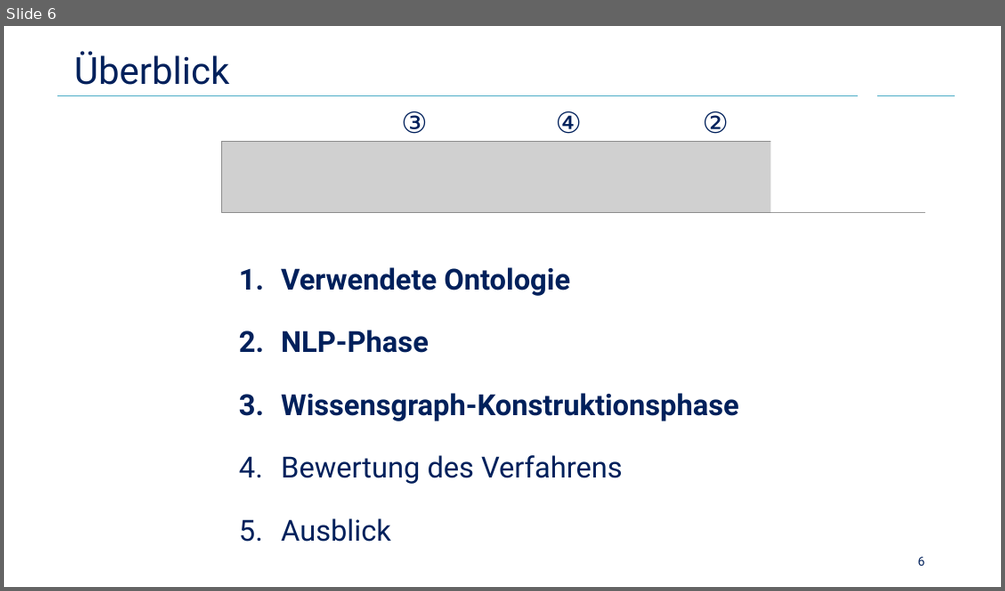
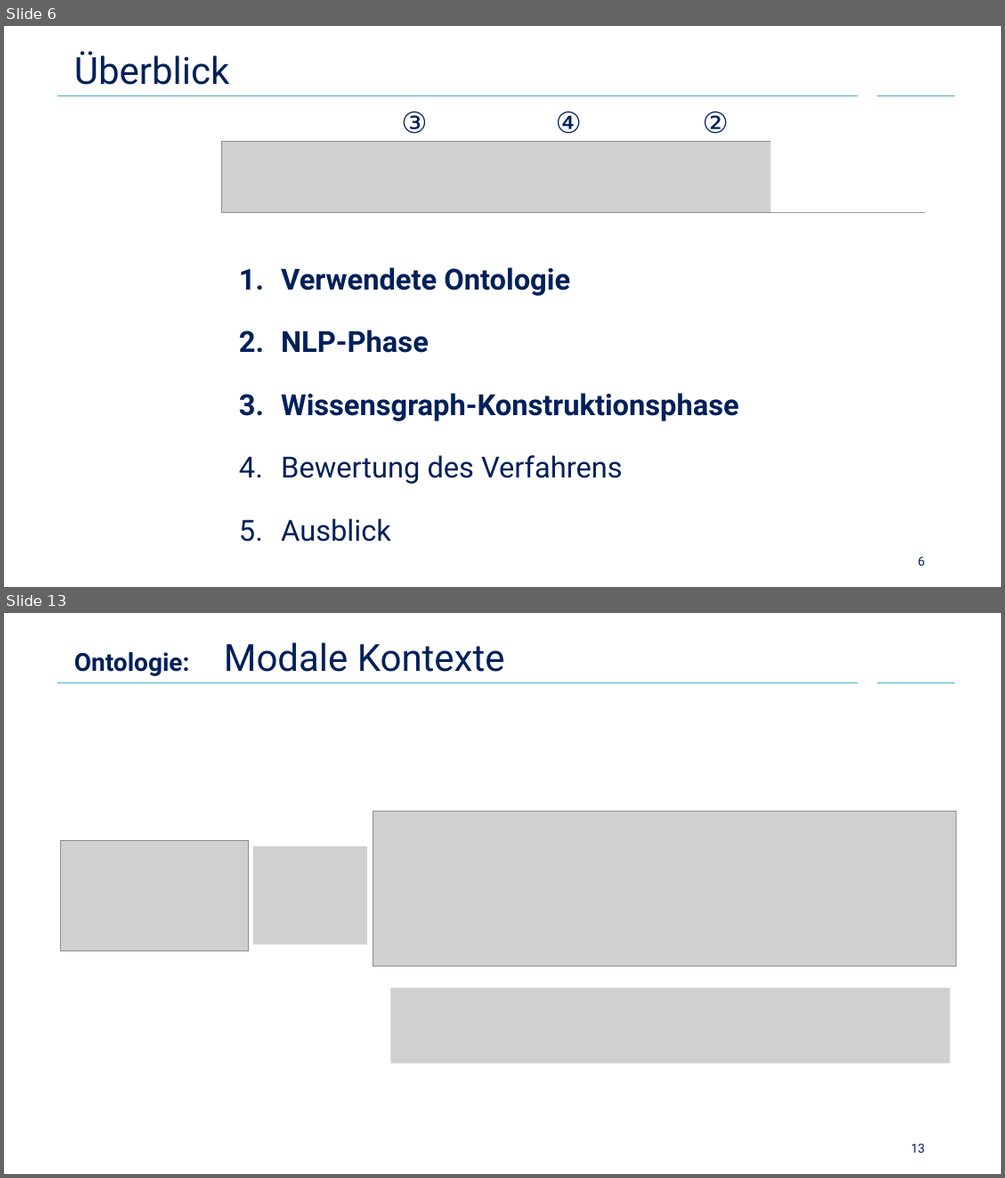
Before and after one commit to Cortys/bachelor-thesis, a slide deck: presentation/presentation.pptx. Shown one above the other, each under a label of ours: slide 6 before the commit, slides 6 and 13 after it; the slides between them are not shown. The pictures are 1005x591 and 1005x1178 pixels, drawn with LibreOffice and Linux fonts; fonts in the diff are those of the drawing; grey boxes stand for pictures; background and template pictures are left out. Boxes give left, top, right and bottom in pixels: in the first picture for what was removed or moved away, otherwise in the second. Text is boxed around its words. In the diff, an @@ line names an element or a change of style, - is before the commit and + after.

```diff
--- a/presentation/presentation.pptx
+++ b/presentation/presentation.pptx
@@ slide 13 added at [4,613,1001,1174], background #FFFFFF; not listed: 2 template elements that a slide beside it also shows @@
@@ title added at [74,642,505,676], 36 pt, text #00205B @@
+Ontologie: Modale Kontexte
@@ picture added at [372,811,956,966] @@
@@ picture added at [61,840,249,950] @@
@@ picture added at [253,846,367,944] @@
@@ picture added at [390,988,950,1063] @@
@@ page number added at [911,1143,925,1152], 12 pt, text #00205B @@
+13
```
Also in this commit, not shown: 14 other slides added, 18 other files.
